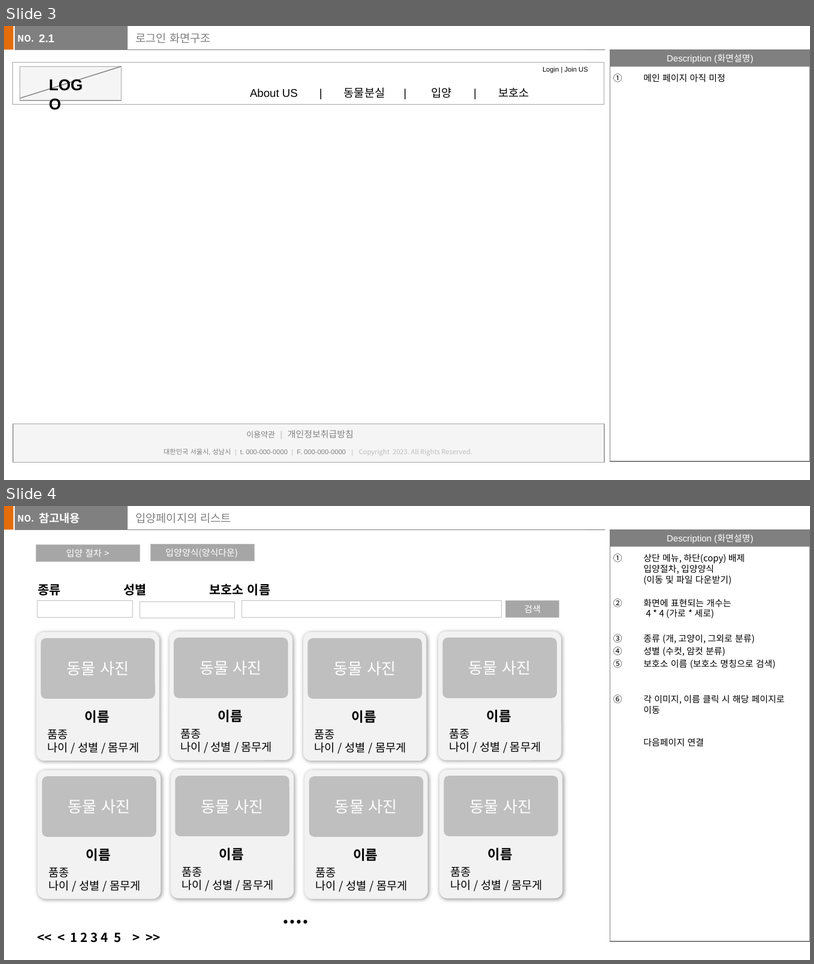
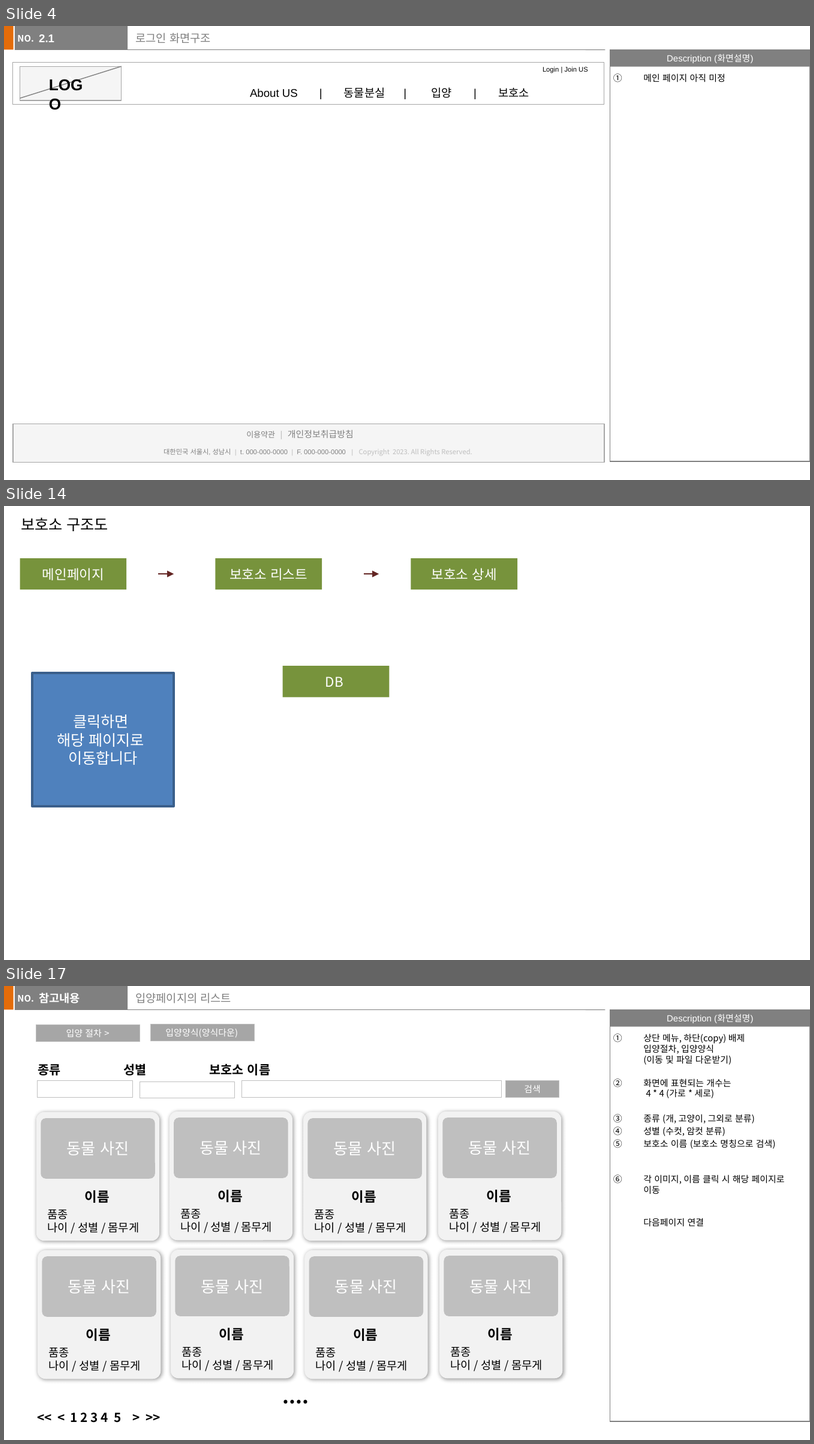
Before and after one commit to jaemikim/Notes, a slide deck: 기획문서/보보 (가칭)_v1-2.pptx. Shown one above the other, each under a label of ours: slides 3 and 4 before the commit, slides 4, 14 and 17 after it; the slides between them are not shown. The pictures are 814x964 and 814x1444 pixels, drawn with LibreOffice and Linux fonts; fonts in the diff are those of the drawing; background and template pictures are left out. Boxes give left, top, right and bottom in pixels: in the first picture for what was removed or moved away, otherwise in the second. Text is boxed around its words. In the diff, an @@ line names an element or a change of style, - is before the commit and + after.

```diff
--- a/기획문서/보보 (가칭)_v1-2.pptx
+++ b/기획문서/보보 (가칭)_v1-2.pptx
@@ slide 14 added at [4, 506, 810, 960], background #FFFFFF @@
@@ text added at [21, 517, 108, 531], 13.5 pt, text #000000 @@
+보호소 구조도
@@ rectangle added at [20, 558, 126, 590], fill #77933C, 12 pt, text #FFFFFF @@
+메인페이지
@@ rectangle added at [215, 558, 322, 590], fill #77933C, 12 pt, text #FFFFFF @@
+보호소 리스트
@@ rectangle added at [411, 558, 518, 590], fill #77933C, 12 pt, text #FFFFFF @@
+보호소 상세
@@ arrow added from (159, 574) to (174, 574), #632523 0.75 pt @@
@@ arrow added from (363, 574) to (379, 574), #632523 0.75 pt @@
@@ rectangle added at [283, 666, 389, 697], fill #77933C, 12 pt, text #FFFFFF @@
+DB
@@ rectangle added at [32, 673, 174, 806], fill #4F81BD, outline #3A5F8C 2 pt, 13.5 pt, text #FFFFFF @@
+클릭하면
+해당 페이지로
+이동합니다
@@ what was slide 3 is now slide 4 @@
@@ what was slide 4 is now slide 17 @@
```
Also in this commit, not shown: 2 slides changed, 12 other slides added, 1 other file.
